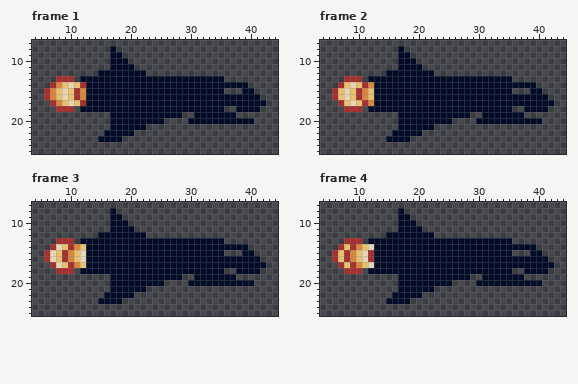
One commit to this pixel-art file: Assets/Game/Characters/Enemy/Bomber/Sprites/Bomber.aseprite. The picture above was drawn from the file before the commit.
48x32 pixels, 5 frames. Shown: frame 1: x 4..44, y 7..25; frame 2: x 4..44, y 7..25; frame 3: x 4..44, y 7..25; frame 4: x 4..44, y 7..25. The commit also changed other frames, which this record leaves out.
Now the later version:
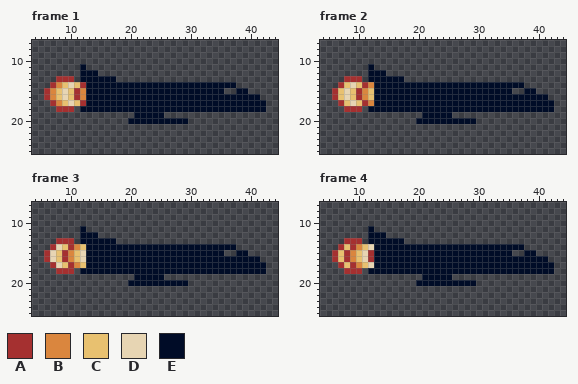
Palette (. is transparent): A #a53030  B #da863e  C #e8c170  D #e7d5b3  E #000c27
Diff:
--- frame 1
@@ x 4..44 @@
  7 .........................................
- 8 .............E...........................
- 9 .............EE..........................
-10 .............EEE.........................
-11 .............EEEE........................
-12 ...........EEEEEEEE......................
-13 ....AAA.EEEEEEEEEEEEEEEEEEEEEEEE.........
-14 ...ABCDCAEEEEEEEEEEEEEEEEEEEEEEEEEEE.....
-15 ..ABCDCABEEEEEEEEEEEEEEEEEEEEEEE...EE....
+ 8 .........................................
+ 9 .........................................
+10 .........................................
+11 ........E................................
+12 ........EEE..............................
+13 ....AAA.EEEEEE...........................
+14 ...ABCDCAEEEEEEEEEEEEEEEEEEEEEEEEE.......
+15 ..ABCDCABEEEEEEEEEEEEEEEEEEEEEEE..EE.....
 16 ..ABCDCABEEEEEEEEEEEEEEEEEEEEEEEEEEEEE...
 17 ...ABCDCAEEEEEEEEEEEEEEEEEEEEEEEEEEEEEE..
-18 ....AAA.EEEEEEEEEEEEEEEEEEEEEEEE..EEEE...
-19 .............EEEEEEEEEEEE..EEEEEEE.......
-20 .............EEEEEEEEE....EEEEEEEEEEE....
-21 .............EEEEEE......................
-22 ............EEEEE........................
-23 ...........EEEE..........................
+18 ....AAA.EEEEEEEEEEEEEEEEEEEEEEEEEEEEEEE..
+19 .................EEEEE...................
+20 ................EEEEEEEEEE...............
+21 .........................................
+22 .........................................
+23 .........................................
 24 .........................................
--- frame 2
@@ x 4..44 @@
  7 .........................................
- 8 .............E...........................
- 9 .............EE..........................
-10 .............EEE.........................
-11 .............EEEE........................
-12 ...........EEEEEEEE......................
-13 ....AAA.EEEEEEEEEEEEEEEEEEEEEEEE.........
-14 ...ACDCABEEEEEEEEEEEEEEEEEEEEEEEEEEE.....
-15 ..ACDCABCEEEEEEEEEEEEEEEEEEEEEEE...EE....
+ 8 .........................................
+ 9 .........................................
+10 .........................................
+11 ........E................................
+12 ........EEE..............................
+13 ....AAA.EEEEEE...........................
+14 ...ACDCABEEEEEEEEEEEEEEEEEEEEEEEEE.......
+15 ..ACDCABCEEEEEEEEEEEEEEEEEEEEEEE..EE.....
 16 ..ACDCABCEEEEEEEEEEEEEEEEEEEEEEEEEEEEE...
 17 ...ACDCABEEEEEEEEEEEEEEEEEEEEEEEEEEEEEE..
-18 ....AAA.EEEEEEEEEEEEEEEEEEEEEEEE..EEEE...
-19 .............EEEEEEEEEEEE..EEEEEEE.......
-20 .............EEEEEEEEE....EEEEEEEEEEE....
-21 .............EEEEEE......................
-22 ............EEEEE........................
-23 ...........EEEE..........................
+18 ....AAA.EEEEEEEEEEEEEEEEEEEEEEEEEEEEEEE..
+19 .................EEEEE...................
+20 ................EEEEEEEEEE...............
+21 .........................................
+22 .........................................
+23 .........................................
 24 .........................................
--- frame 3
@@ x 4..44 @@
  7 .........................................
- 8 .............E...........................
- 9 .............EE..........................
-10 .............EEE.........................
-11 .............EEEE........................
-12 ...........EEEEEEEE......................
-13 ....AAA.EEEEEEEEEEEEEEEEEEEEEEEE.........
-14 ...ADCABCEEEEEEEEEEEEEEEEEEEEEEEEEEE.....
-15 ..ADCABCDEEEEEEEEEEEEEEEEEEEEEEE...EE....
+ 8 .........................................
+ 9 .........................................
+10 .........................................
+11 ........E................................
+12 ........EEE..............................
+13 ....AAA.EEEEEE...........................
+14 ...ADCABCEEEEEEEEEEEEEEEEEEEEEEEEE.......
+15 ..ADCABCDEEEEEEEEEEEEEEEEEEEEEEE..EE.....
 16 ..ADCABCDEEEEEEEEEEEEEEEEEEEEEEEEEEEEE...
 17 ...ADCABCEEEEEEEEEEEEEEEEEEEEEEEEEEEEEE..
-18 ....AAA.EEEEEEEEEEEEEEEEEEEEEEEE..EEEE...
-19 .............EEEEEEEEEEEE..EEEEEEE.......
-20 .............EEEEEEEEE....EEEEEEEEEEE....
-21 .............EEEEEE......................
-22 ............EEEEE........................
-23 ...........EEEE..........................
+18 ....AAA.EEEEEEEEEEEEEEEEEEEEEEEEEEEEEEE..
+19 .................EEEEE...................
+20 ................EEEEEEEEEE...............
+21 .........................................
+22 .........................................
+23 .........................................
 24 .........................................
--- frame 4
@@ x 4..44 @@
  7 .........................................
- 8 .............E...........................
- 9 .............EE..........................
-10 .............EEE.........................
-11 .............EEEE........................
-12 ...........EEEEEEEE......................
-13 ....AAA.EEEEEEEEEEEEEEEEEEEEEEEE.........
-14 ...ACABCDEEEEEEEEEEEEEEEEEEEEEEEEEEE.....
-15 ..ACABCDAEEEEEEEEEEEEEEEEEEEEEEE...EE....
+ 8 .........................................
+ 9 .........................................
+10 .........................................
+11 ........E................................
+12 ........EEE..............................
+13 ....AAA.EEEEEE...........................
+14 ...ACABCDEEEEEEEEEEEEEEEEEEEEEEEEE.......
+15 ..ACABCDAEEEEEEEEEEEEEEEEEEEEEEE..EE.....
 16 ..ACABCDAEEEEEEEEEEEEEEEEEEEEEEEEEEEEE...
 17 ...ACABCDEEEEEEEEEEEEEEEEEEEEEEEEEEEEEE..
-18 ....AAA.EEEEEEEEEEEEEEEEEEEEEEEE..EEEE...
-19 .............EEEEEEEEEEEE..EEEEEEE.......
-20 .............EEEEEEEEE....EEEEEEEEEEE....
-21 .............EEEEEE......................
-22 ............EEEEE........................
-23 ...........EEEE..........................
+18 ....AAA.EEEEEEEEEEEEEEEEEEEEEEEEEEEEEEE..
+19 .................EEEEE...................
+20 ................EEEEEEEEEE...............
+21 .........................................
+22 .........................................
+23 .........................................
 24 .........................................
